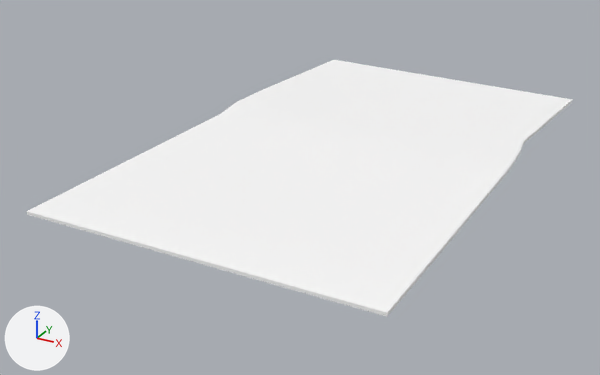
One commit to the glTF model assets/synty/simple_fantasy_interiors/models/SM_Prop_Rug_Small_Creased_03.glb: the scene before it, then after it.
Camera for both pictures: a camera (50 mm lens) standing at (0.0274, -0.0576, 0.0242) and looking at (-0.0027, -0.0029, -0.0032). The lights are fixed; the arrows at lower left show +X, +Y and +Z.

Objects in the first picture: 'SM_Prop_Rug_Small_Creased_03'.
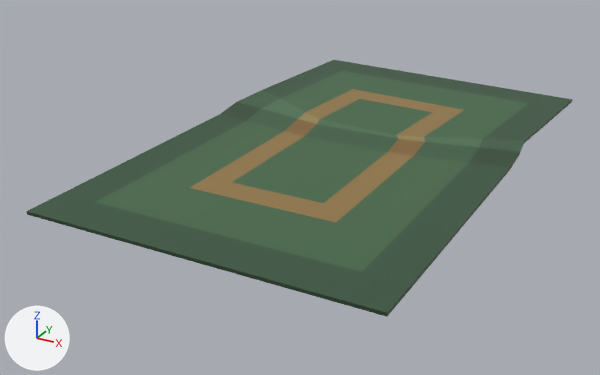
Where the change shows, as pixel boxes (x1, y1, x2, y2) in the pictures (600 x 375 px):
'SM_Prop_Rug_Small_Creased_03', surface changed (white to green): (27, 60, 573, 317) in both

Diff of the bpy script that builds the scene:
```diff
--- a/assets/synty/simple_fantasy_interiors/models/SM_Prop_Rug_Small_Creased_03.glb.py
+++ b/assets/synty/simple_fantasy_interiors/models/SM_Prop_Rug_Small_Creased_03.glb.py
@@ img_simplefantasyinteriorstexture @@
+img_simplefantasyinteriorstexture = load_image('SimpleFantasyInteriorsTexture', '_unpacked/SimpleFantasyInteriorsTexture', 1024, 1024, 'sRGB')
@@ mat_lambert1 @@
 mat_lambert1 = principled_material('lambert1')
-mat_lambert1.base_color = (1.0, 1.0, 1.0)  # white #ffffff
+mat_lambert1.texture = img_simplefantasyinteriorstexture
 mat_lambert1.roughness = 0.553
```
